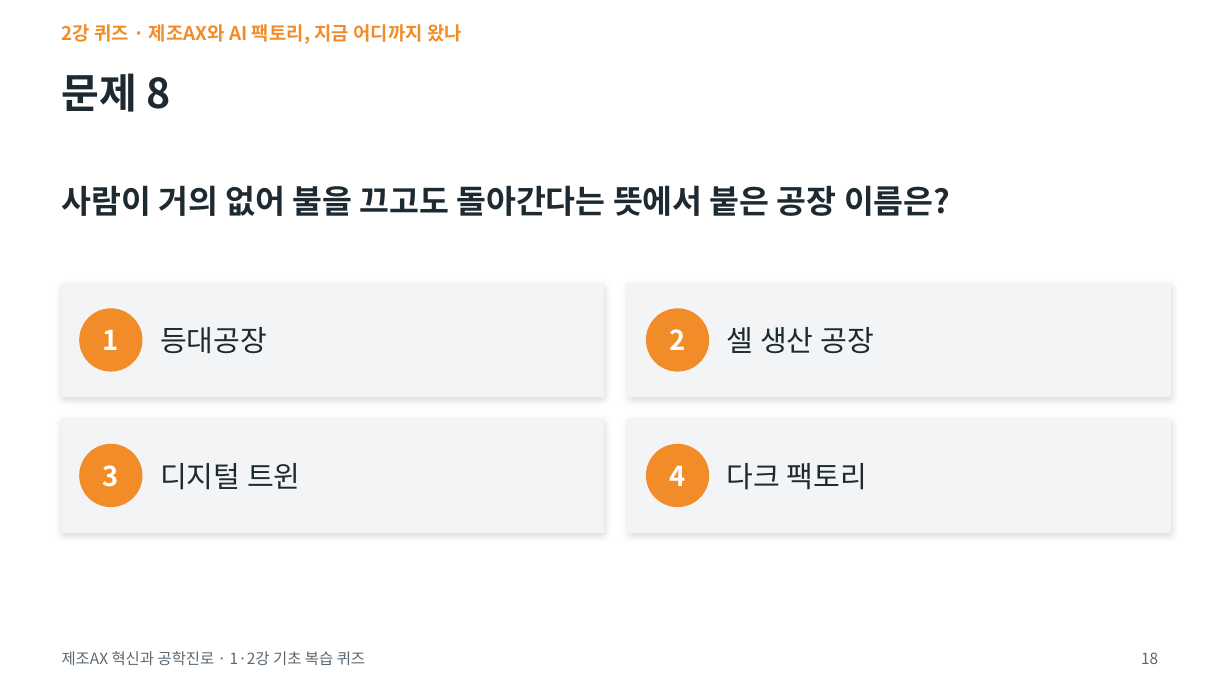
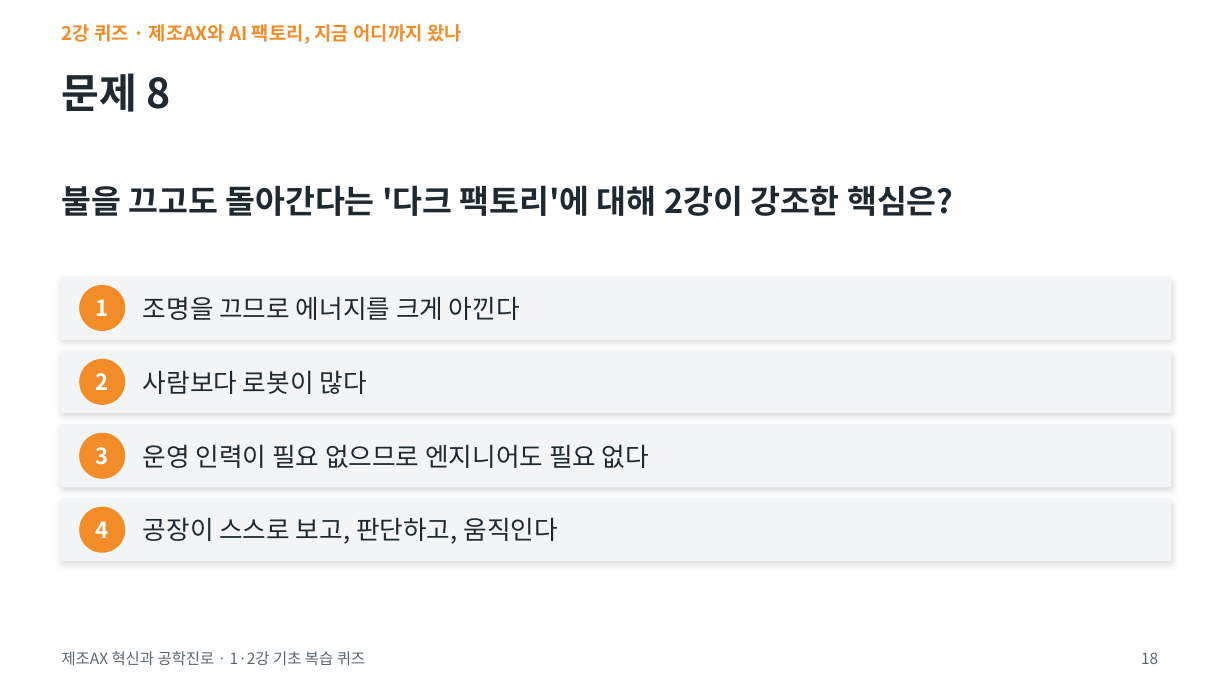
Before and after one commit to ykkimhgu/Intro-MCE-Freshman-Course, a slide deck: slide 18 of quiz12/1-2강_기초복습퀴즈.pptx. Drawn at 1232x693 pixels with LibreOffice and Linux fonts; fonts in the diff are those of the drawing. Boxes give left, top, right and bottom in pixels: in the first picture for what was removed or moved away, otherwise in the second. Text is boxed around its words. In the diff, an @@ line names an element or a change of style, - is before the commit and + after.

```diff
--- a/quiz12/1-2강_기초복습퀴즈.pptx
+++ b/quiz12/1-2강_기초복습퀴즈.pptx
@@ text at [62,185,953,216]: text changed @@
-사람이 거의 없어 불을 끄고도 돌아간다는 뜻에서 붙은 공장 이름은?
+불을 끄고도 돌아간다는 '다크 팩토리'에 대해 2강이 강조한 핵심은?
@@ rectangle: place and size @@
-rectangle at [62,283,604,397]
+rectangle at [62,277,1170,339]
@@ text "1": place and size @@
-text "1" at [103,329,119,350]
+text "1" at [96,299,109,316]
@@ ellipse: place and size @@
-ellipse at [80,309,142,371]
+ellipse at [80,286,124,330]
@@ text at [143,296,520,320]: text changed; size 17 to 15 pt @@
-등대공장
+조명을 끄므로 에너지를 크게 아낀다
@@ rectangle: place and size @@
-rectangle at [628,283,1170,397]
+rectangle at [62,351,1170,413]
@@ text "2": place and size @@
-text "2" at [669,329,685,350]
+text "2" at [96,373,109,390]
@@ ellipse: place and size @@
-ellipse at [647,309,708,371]
+ellipse at [80,360,124,404]
@@ text at [143,370,367,394]: text changed; size 17 to 15 pt @@
-셀 생산 공장
+사람보다 로봇이 많다
@@ rectangle: place and size @@
-rectangle at [62,419,604,532]
+rectangle at [62,425,1170,487]
@@ text "3": place and size @@
-text "3" at [103,465,119,487]
+text "3" at [96,447,109,465]
@@ ellipse: place and size @@
-ellipse at [80,445,142,506]
+ellipse at [80,434,124,478]
@@ text at [143,444,649,468]: text changed; size 17 to 15 pt @@
-디지털 트윈
+운영 인력이 필요 없으므로 엔지니어도 필요 없다
@@ rectangle: place and size @@
-rectangle at [628,419,1170,532]
+rectangle at [62,499,1170,561]
@@ size 16 to 13 pt in 4 elements at [96,447,109,465], [96,299,109,316], [96,373,109,390], [96,521,109,538] @@
@@ text "4": place and size @@
-text "4" at [669,465,685,486]
+text "4" at [96,521,109,538]
@@ ellipse: place and size @@
-ellipse at [647,445,708,506]
+ellipse at [80,508,124,552]
@@ text at [143,517,558,544]: text changed; size 17 to 15 pt @@
-다크 팩토리
+공장이 스스로 보고, 판단하고, 움직인다
```
Also in this commit, not shown: 26 other slides changed, 3 slides added, 3 slides removed, 20 other files.
